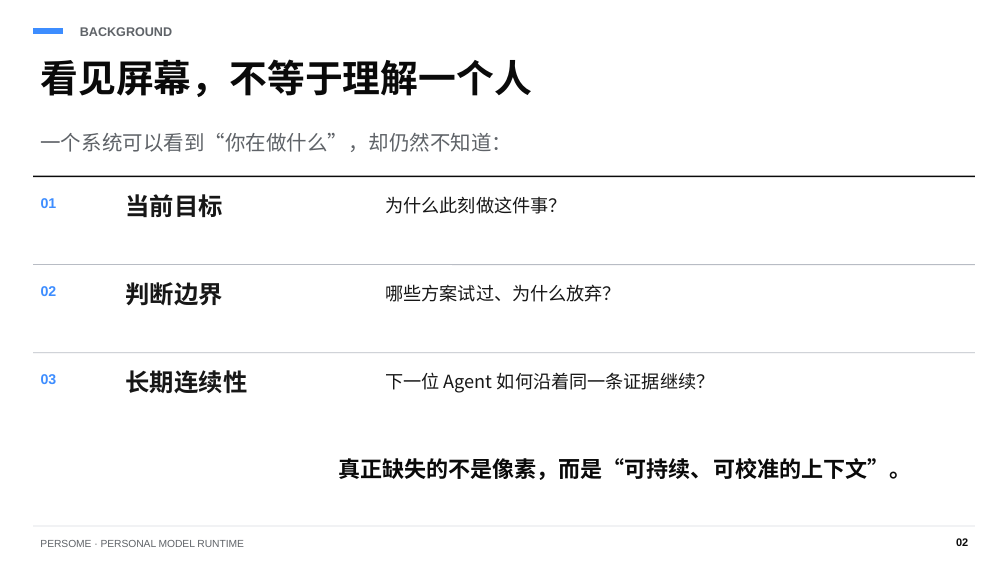
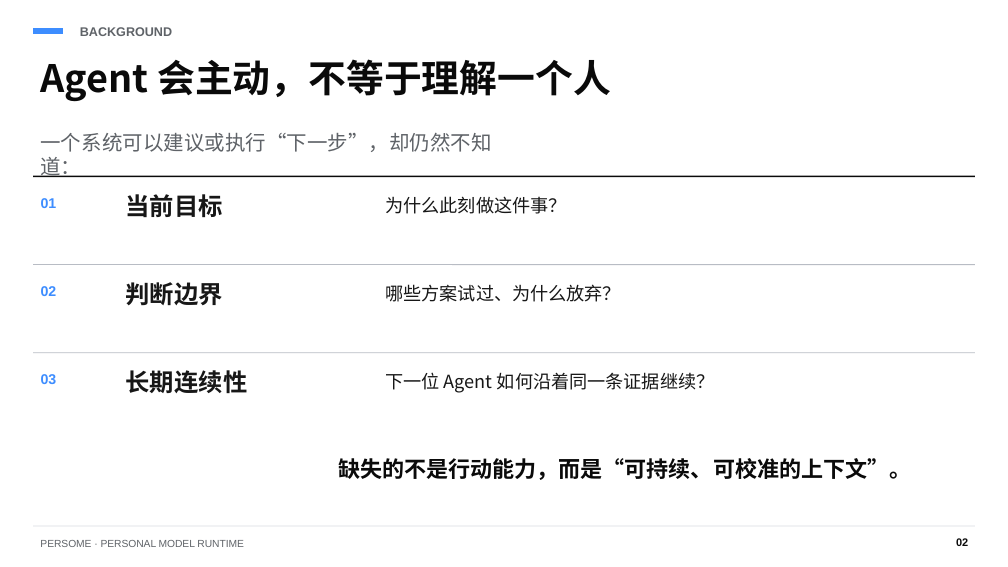
Before and after one commit to Intuition-Lab/personal-model, a slide deck: slide 2 of docs/talks/persome-quantum-company-intro-zh.pptx. Drawn at 1008x567 pixels with LibreOffice and Linux fonts; fonts in the diff are those of the drawing. Boxes give left, top, right and bottom in pixels: in the first picture for what was removed or moved away, otherwise in the second. Text is boxed around its words. In the diff, an @@ line names an element or a change of style, - is before the commit and + after.

Commit message:
docs: correct Persome talk origin to proactive agent

```diff
--- a/docs/talks/persome-quantum-company-intro-zh.pptx
+++ b/docs/talks/persome-quantum-company-intro-zh.pptx
@@ text at box(40, 59, 611, 102): text changed @@
-看见屏幕，不等于理解一个人
+Agent 会主动，不等于理解一个人
@@ text at box(40, 133, 491, 177): text changed @@
-一个系统可以看到“你在做什么”，却仍然不知道：
+一个系统可以建议或执行“下一步”，却仍然不知道：
@@ text at box(338, 458, 911, 480): text changed @@
-真正缺失的不是像素，而是“可持续、可校准的上下文”。
+缺失的不是行动能力，而是“可持续、可校准的上下文”。
```
Also in this commit, not shown: 2 other slides changed.
